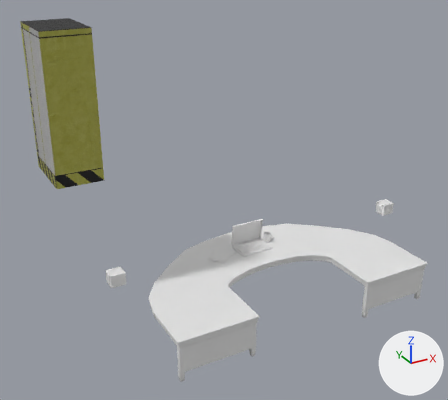
A saved change to the Blender file modelBlend/SecurityRoomInitial.blend.
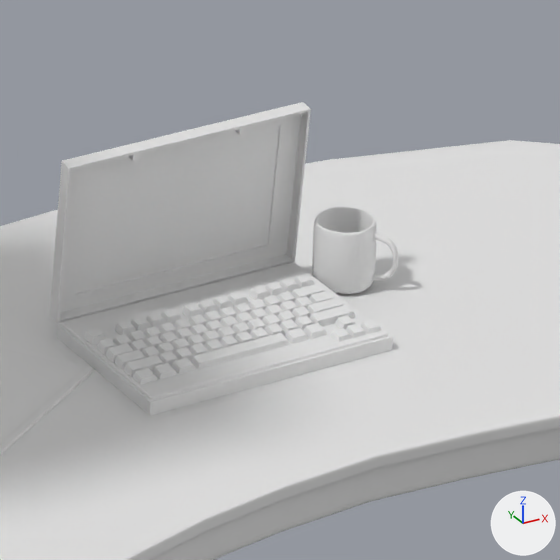
Each version is shown whole from a 50 mm lens placed at (-14.96, -25.13, 17.17), pointed at (-2.37, -2.24, 5.73), then close up on the part from 50% to 65% of the width and 52% to 69% of the height. The lights are fixed; the arrows at lower right show +X, +Y and +Z. The last two pictures show the newer version. Both versions are drawn at frame 9 of the action 'CameraAction'; the numbers are the values there.

Script lines for the objects in view, before the commit:
```python
ob_cube_001 = bpy.data.objects.new('Cube.001', me_cube_008)
ob_cube_001.location = (-0.073, -1.14, 2.231)
ob_cube_001.rotation_euler = (-0.113, 0.0, 0.0)  # degrees (-6.5, 0, 0)
ob_cube_001.scale = (1.67, 1.67, 1.67)
ob_cube_002 = bpy.data.objects.new('Cube.002', me_cube)
ob_cube_002.location = (-1.813, -0.983, 2.105)
ob_cube_002.rotation_euler = (0.0, 0.0, 2.134)  # degrees (0, 0, 122)
ob_cube_002.scale = (0.468, 0.717, -0.0125)
ob_cube_003 = bpy.data.objects.new('Cube.003', me_cube_009)
ob_cube_003.location = (-0.073, -1.136, 2.192)
ob_cube_003.scale = (0.903, 0.46, 0.0223)
ob_cube_004 = bpy.data.objects.new('Cube.004', me_cube_003)
ob_cube_004.location = (1.018, -0.745, 2.328)
ob_cube_004.rotation_euler = (0.0, 0.0, 2.253)  # degrees (0, 0, 129)
ob_cube_004.scale = (0.22, 0.22, 0.22)
ob_cube_009 = bpy.data.objects.new('Cube.009', me_cube_010)
ob_cube_009.location = (-0.073, -0.505, 2.193)
ob_cube_009.rotation_euler = (1.693, 0.0, 0.0)  # degrees (97, 0, 0)
ob_cube_009.scale = (0.903, 0.46, 0.033)
# also in view: 'Cube' at (-0.07, -2.75, 1.1); 'Plane.003' at (-1.79, -0.97, 2.12)
```
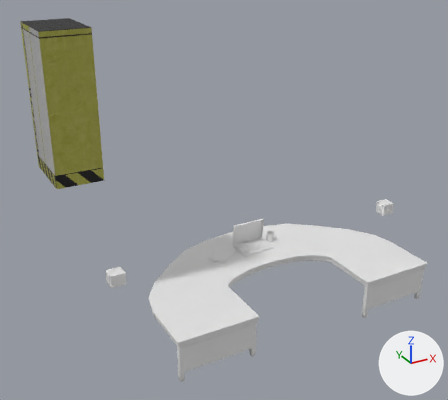
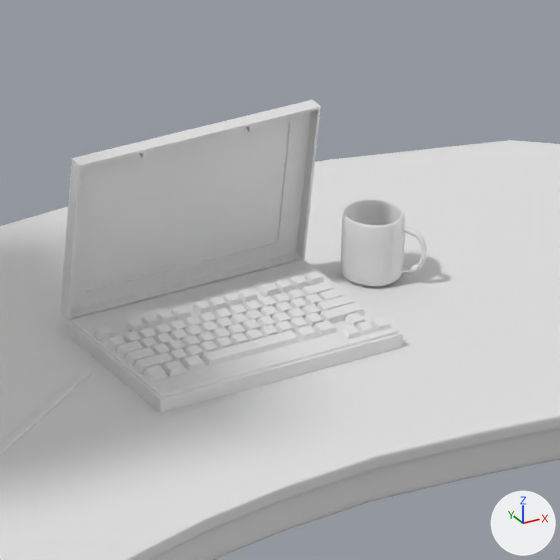
Where the change shows, as pixel boxes [x1, y1, x2, y2] in the close-ups (560 x 560 px):
'Cube.009', moved: before [50, 102, 311, 324]; after [60, 100, 321, 321]
'Cube.001', moved: before [85, 274, 381, 385]; after [95, 271, 391, 382]
'Cube.003', moved: before [57, 262, 393, 416]; after [67, 260, 403, 413]
'Cube.004', moved: before [312, 207, 398, 294]; after [341, 199, 427, 286]

The change in detail:
Object 'Cube.003' (ob_cube_003) moves from (-0.073, -1.136, 2.192) to (0.0, -1.136, 2.192).
Object 'Cube.009' (ob_cube_009) moves from (-0.073, -0.505, 2.193) to (0.0, -0.505, 2.193).
Object 'Cube.004' (ob_cube_004) moves from (1.018, -0.745, 2.328) to (1.233, -0.745, 2.328).
Object 'Cube.001' (ob_cube_001) moves from (-0.073, -1.14, 2.231) to (0.0, -1.14, 2.231).
